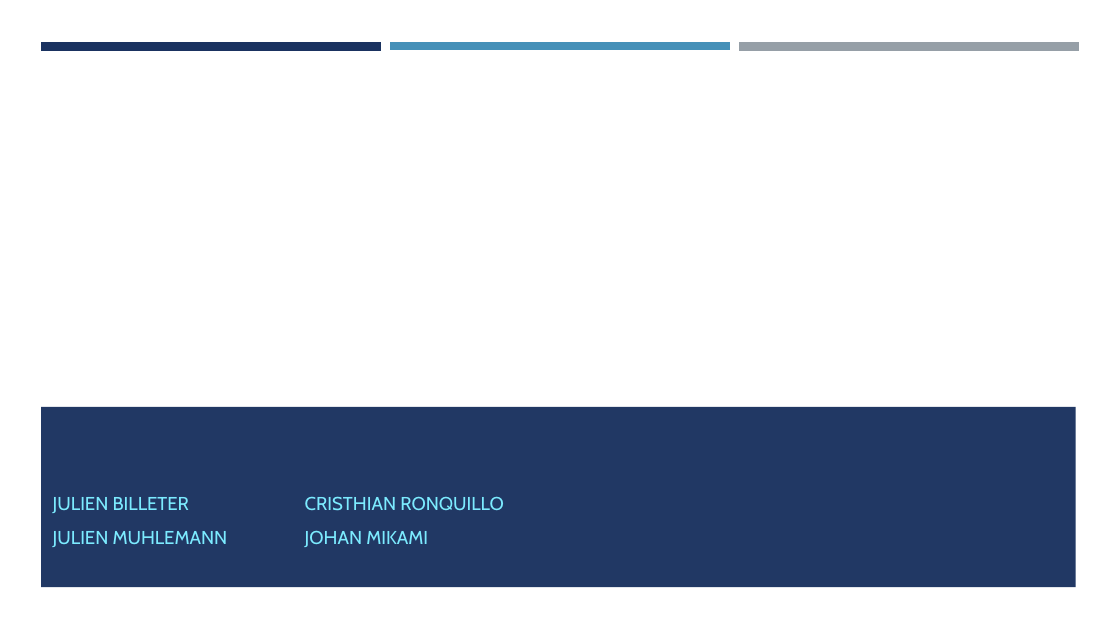
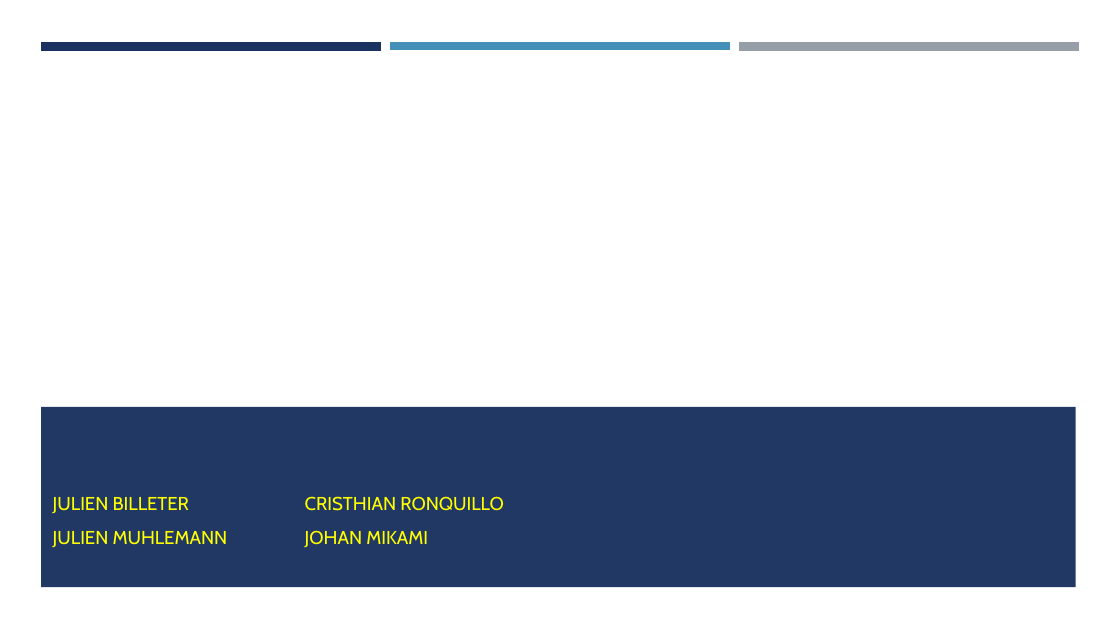
Before and after one commit to Jmuhleman/pw_CLD, a slide deck: slide 1 of workshop/AWS Comprehend.odp. Drawn at 1120x630 pixels with LibreOffice and Linux fonts; fonts in the diff are those of the drawing; background and template pictures are left out; a plain dark background stands for a picture behind light text. Boxes give left, top, right and bottom in pixels: in the first picture for what was removed or moved away, otherwise in the second. Text is boxed around its words. In the diff, an @@ line names an element or a change of style, - is before the commit and + after.

```diff
--- a/workshop/AWS Comprehend.odp
+++ b/workshop/AWS Comprehend.odp
@@ subtitle "JULIEN BILLETER CRISTHIAN RONQUILLO" at box(53, 496, 504, 547): text colour #7CEBFF to #FFFF00 @@
```
Also in this commit, not shown: 2 other slides changed, 3 slides added, 1 slide removed.
